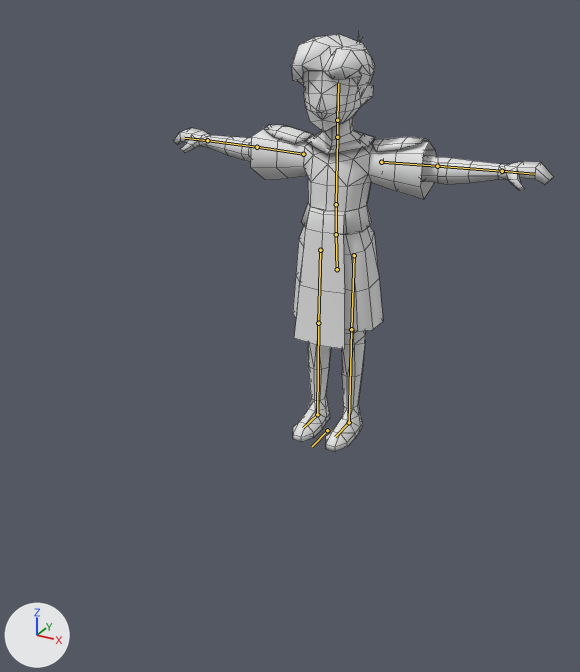
One commit to the Blender file assets/c1/char_final.blend: the scene before it, then after it.
Rendered twice from a 50 mm lens placed at (2.65, -5.51, 3.58), pointed at (0.22, -1.09, 1.37). Lighting does not change. The marker at lower left points along +X, +Y and +Z. The bones that bend it are drawn over the model as lines. Mesh edges are drawn as thin lines on the coarser meshes. Materials are left out; every surface is plain grey.

The first picture shows 'body', 'boots', 'extras', 'eyes', 'hair', 'mouth', 'torso'.
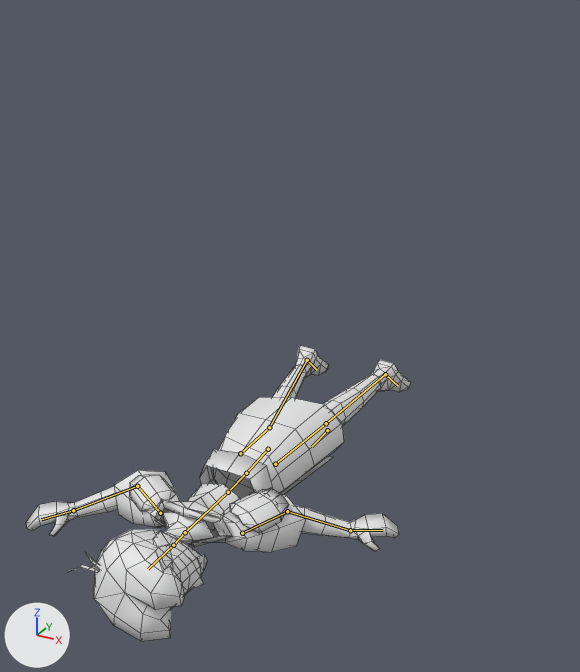
The newer file adds an action. The first version stands in its rest pose; the second is drawn at frame 35 of the action 'Death'.

The edits, one by one:
Bone 'leg_ik_l' (bone_leg_ik_l) moves from (0.0, 0.0, 0.0) to (0.226, 0.221, 0.424).
Bone 'leg_ik_l' (bone_leg_ik_l) turns from (0, 0, 0) to (138, 1, -14) degrees about its own x, y and z.
Bone 'arm_ik_l' (bone_arm_ik_l) moves from (0.0, 0.0, 0.0) to (-0.438, -1.415, -2.292).
Bone 'arm_ik_l' (bone_arm_ik_l) turns from (0, 0, 0) to (57, 0, 0) degrees about its own x, y and z.
Bone 'knee_l' (bone_knee_l) moves from (0.0, 0.0, 0.0) to (0.0, -0.909, 0.718).
Bone 'knee_l' (bone_knee_l) turns from (0, 0, 0) to (16, 0, 0) degrees about its own x, y and z.
Bone 'elbow_l' (bone_elbow_l) moves from (0.0, 0.0, 0.0) to (-0.407, -1.935, 1.387).
Bone 'elbow_l' (bone_elbow_l) turns from (0, 0, 0) to (57, 0, 0) degrees about its own x, y and z.
Bone 'leg_ik_r' (bone_leg_ik_r) moves from (0.0, 0.0, 0.0) to (-0.205, 0.182, 0.41).
Bone 'leg_ik_r' (bone_leg_ik_r) turns from (0, 0, 0) to (138, 0, 0) degrees about its own x, y and z.
Bone 'arm_ik_r' (bone_arm_ik_r) moves from (0.0, 0.0, 0.0) to (0.216, -2.194, -2.269).
Bone 'arm_ik_r' (bone_arm_ik_r) turns from (0, 0, 0) to (57, 0, 0) degrees about its own x, y and z.
Bone 'knee_r' (bone_knee_r) moves from (0.0, 0.0, 0.0) to (0.0, -0.909, 0.718).
Bone 'knee_r' (bone_knee_r) turns from (0, 0, 0) to (16, 0, 0) degrees about its own x, y and z.
Bone 'elbow_r' (bone_elbow_r) moves from (0.0, 0.0, 0.0) to (0.401, -2.034, 1.387).
Bone 'elbow_r' (bone_elbow_r) turns from (0, 0, 0) to (57, 0, 0) degrees about its own x, y and z.
Bone 'pelvis' (bone_pelvis) moves from (0.0, 0.0, 0.0) to (0.0, -0.932, 1.259).
Bone 'pelvis' (bone_pelvis) turns from (0, 0, 0) to (90, 0, 0) degrees about its own x, y and z.
Bone 'head' (bone_head) turns from (0, 0, 0) to (-1, 70, -1) degrees about its own x, y and z.
Bone 'upper_arm_l' (bone_upper_arm_l) moves from (0.0, 0.0, 0.0) to (-0.078, -0.002, -0.011).
Bone 'hand_l' (bone_hand_l) turns from (0, 0, 0) to (-1, -8, 26) degrees about its own x, y and z.
Bone 'upper_arm_r' (bone_upper_arm_r) moves from (0.0, 0.0, 0.0) to (0.153, -0.003, -0.021).
Bone 'hand_r' (bone_hand_r) turns from (0, 0, 0) to (0, 2, 9) degrees about its own x, y and z.

Where the change shows, as pixel boxes (x1, y1, x2, y2) in the pictures (580 x 672 px):
'torso', posed (24% wider, 24% shorter): before (250, 127, 436, 331); after (114, 397, 344, 552)
'body', posed: before (174, 83, 553, 409); after (26, 365, 399, 577)
'extras', posed (24% wider, 62% shorter): before (264, 125, 428, 349); after (129, 449, 333, 533)
'hair', posed: before (291, 34, 375, 98); after (71, 529, 185, 641)
'boots', posed (65% wider, 16% shorter): before (293, 396, 363, 451); after (295, 346, 411, 392)
'eyes', posed: before (303, 71, 357, 113); after (171, 552, 204, 609)
'mouth', posed: before (306, 109, 345, 132); after (197, 554, 207, 576)
bone 'pelvis', root to tip: before (337, 269) to (336, 234); after (268, 449) to (246, 473)
bone 'head', root to tip: before (337, 120) to (338, 83); after (173, 545) to (148, 569)
bone 'upper_arm_l', root to tip: before (381, 162) to (437, 166); after (242, 533) to (287, 511)
bone 'hand_l', root to tip: before (502, 171) to (534, 174); after (350, 530) to (383, 530)
bone 'upper_arm_r', root to tip: before (303, 154) to (257, 147); after (160, 513) to (137, 486)
bone 'hand_r', root to tip: before (207, 140) to (184, 138); after (73, 510) to (41, 519)
